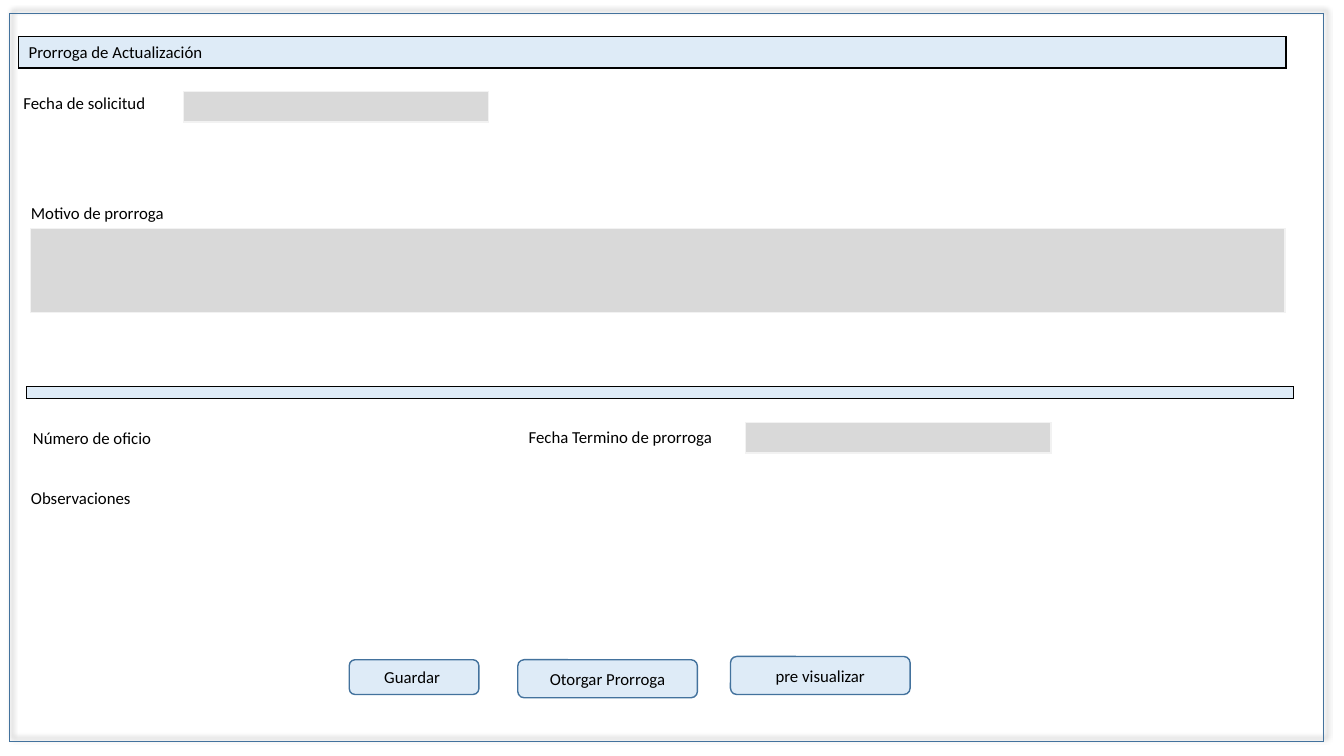
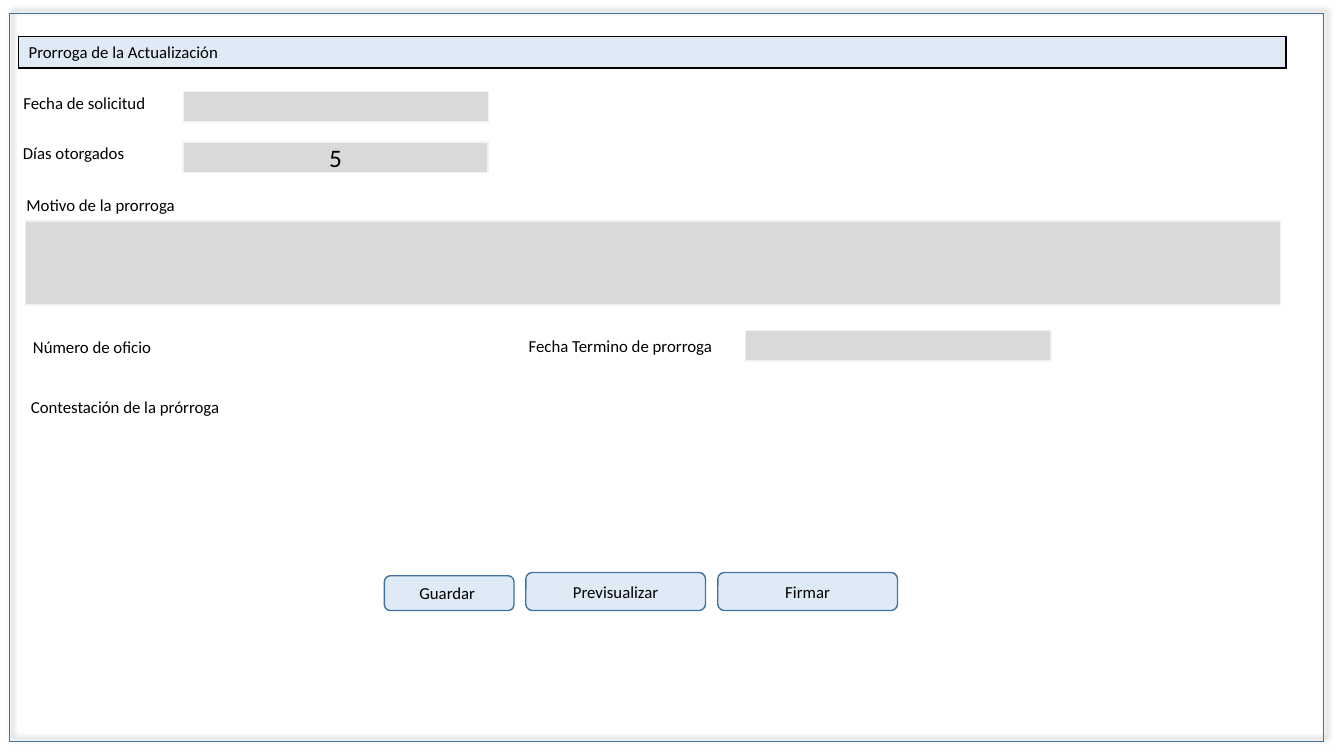
Before and after one commit to EDDIE83/Documentos, a slide deck: slide 16 of TAF 092019/Cancelación.pptx. Drawn at 1344x756 pixels with LibreOffice and Linux fonts; fonts in the diff are those of the drawing. Boxes give left, top, right and bottom in pixels: in the first picture for what was removed or moved away, otherwise in the second. Text is boxed around its words. In the diff, an @@ line names an element or a change of style, - is before the commit and + after.

```diff
--- a/TAF 092019/Cancelación.pptx
+++ b/TAF 092019/Cancelación.pptx
@@ text in rectangle at <box>29,46,218,61</box>: text changed @@
-Prorroga de Actualización
+Prorroga de la Actualización
@@ text added at <box>23,147,124,162</box>, 12 pt, text #000000 @@
+Días otorgados
@@ rectangle added at <box>182,142,488,172</box>, fill #D9D9D9, outline #F2F2F2 1 pt, 18 pt, text #000000 @@
+5
@@ text at <box>26,199,175,214</box>: text changed @@
-Motivo de prorroga
+Motivo de la prorroga
@@ rectangle: place and size @@
-rectangle at <box>30,229,1286,314</box>
+rectangle at <box>25,221,1280,306</box>
@@ 2 texts, 1 rectangle: place and size @@
-2 texts, 1 rectangle at <box>33,422,1052,453</box>
+2 texts, 1 rectangle at <box>33,331,1052,361</box>
@@ rectangle removed at <box>26,387,1294,399</box> @@
@@ text at <box>31,401,219,416</box>: text changed @@
-Observaciones
+Contestación de la prórroga
@@ rounded rectangle "Guardar": place and size @@
-rounded rectangle "Guardar" at <box>350,660,480,695</box>
+rounded rectangle "Guardar" at <box>384,576,514,610</box>
@@ rounded rectangle added at <box>526,573,706,611</box>, fill #DEEBF7, outline #43739E 1 pt, 12 pt, text #000000 @@
+Previsualizar
@@ rounded rectangle added at <box>718,573,897,611</box>, fill #DEEBF7, outline #43739E 1 pt, 12 pt, text #000000 @@
+Firmar
@@ rounded rectangle removed at <box>731,656,910,695</box> @@
-pre visualizar
@@ rounded rectangle removed at <box>518,660,698,699</box> @@
-Otorgar Prorroga
```
Also in this commit, not shown: 20 other slides changed, 4 other files.
